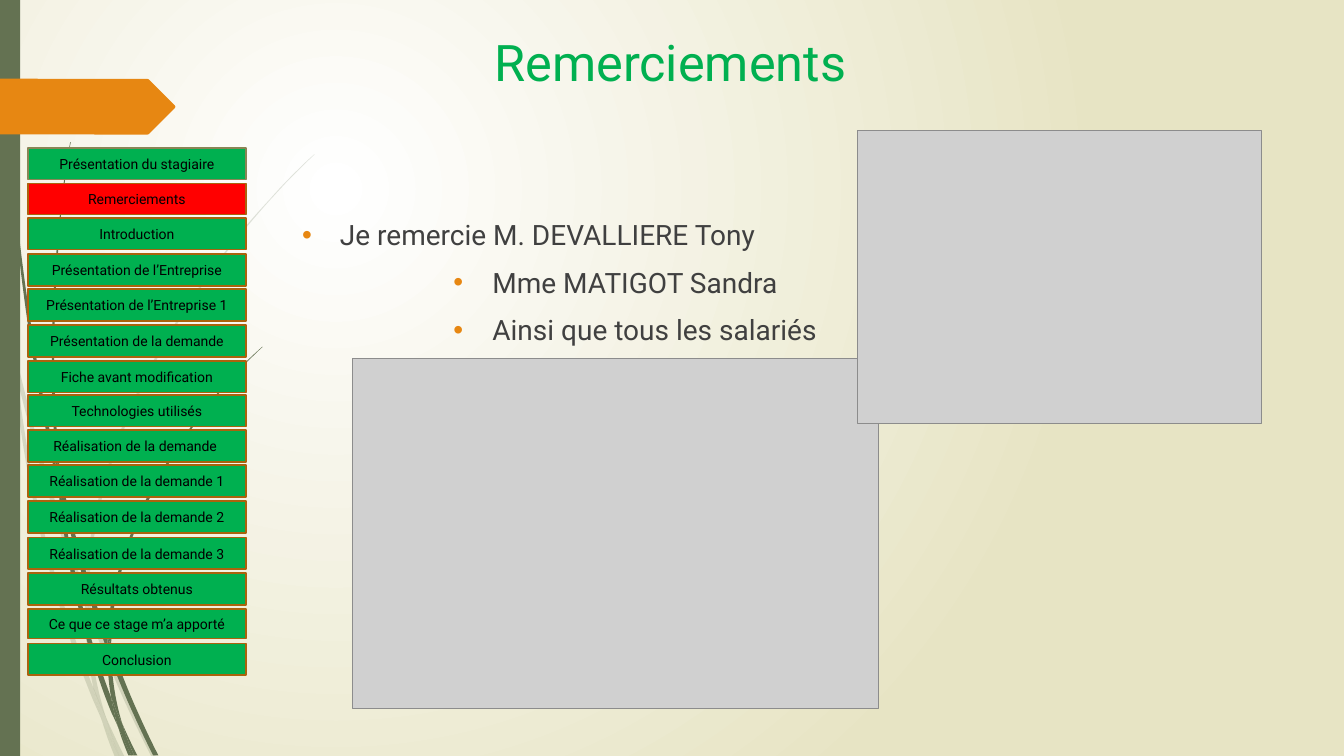
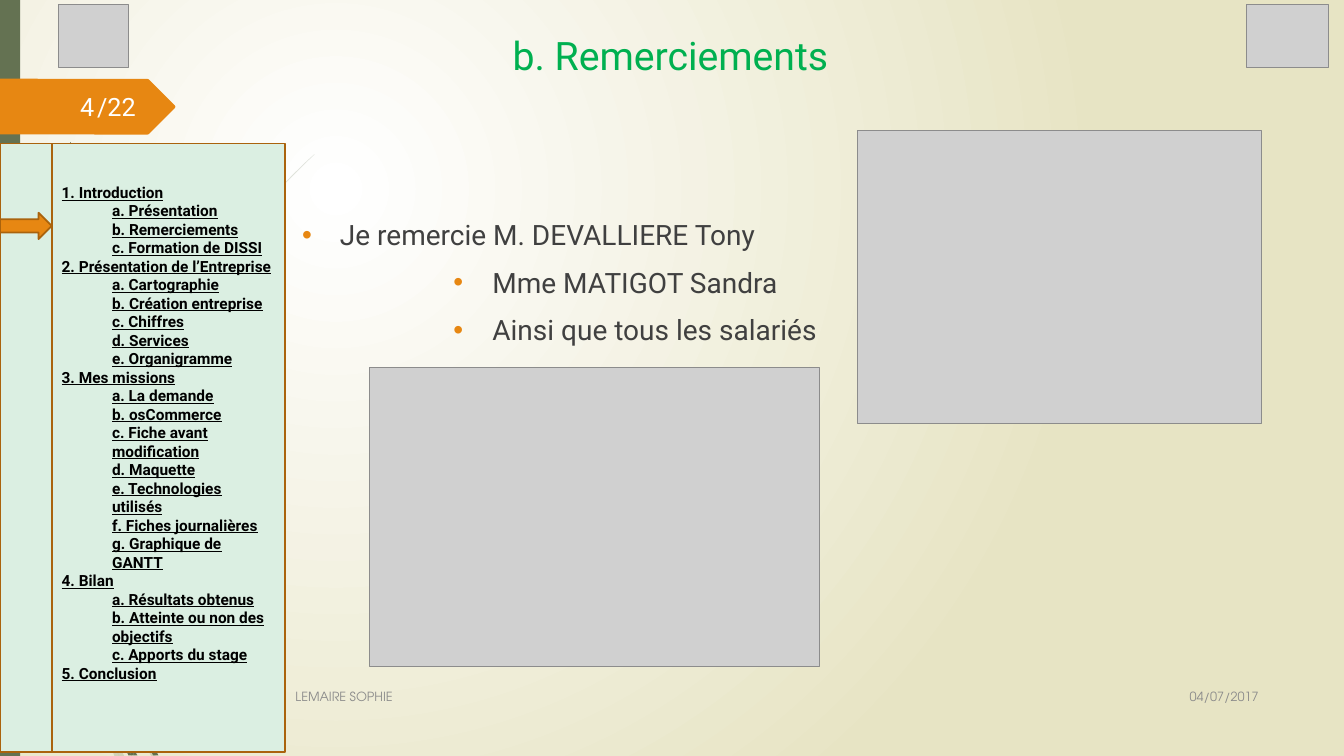
Before and after one commit to Sophie36/LASERSTORE, a slide deck: slide 4 of SOUTENANCE/Soutenance de stage 1.pptx. Drawn at 1344x756 pixels with LibreOffice and Linux fonts; fonts in the diff are those of the drawing; grey boxes stand for pictures. Boxes give left, top, right and bottom in pixels: in the first picture for what was removed or moved away, otherwise in the second. Text is boxed around its words. In the diff, an @@ line names an element or a change of style, - is before the commit and + after.

```diff
--- a/SOUTENANCE/Soutenance de stage 1.pptx
+++ b/SOUTENANCE/Soutenance de stage 1.pptx
@@ picture added at (58, 5, 129, 68) @@
@@ picture added at (1247, 5, 1329, 68) @@
@@ text at (513, 40, 828, 71): text changed; size 36 to 28 pt @@
-Remerciements
+b. Remerciements
@@ page number added at (80, 98, 94, 116), 18 pt, text #FEFFFF @@
+4
@@ text added at (97, 98, 136, 118), 18 pt, text #FFFFFF @@
+/22
@@ rectangle added at (0, 143, 51, 751), fill #DBEFE2, outline #AB640D 1.25 pt @@
@@ rectangle removed at (28, 147, 246, 179) @@
-Présentation du stagiaire
@@ rectangle added at (51, 143, 285, 751), fill #DBEFE2, outline #AB640D 1.25 pt, 11 pt, text #000000, bold, underline @@
+1. Introduction
+  a. Présentation
+  b. Remerciements
+  c. Formation de DISSI
+2. Présentation de l’Entreprise
+  a. Cartographie
+  b. Création entreprise
+  c. Chiffres
+  d. Services
+  e. Organigramme
+3. Mes missions
+  a. La demande
+  b. osCommerce
+  c. Fiche avant modification
+  d. Maquette
+  e. Technologies utilisés
+  f. Fiches journalières
+  g. Graphique de GANTT
+4. Bilan
+  a. Résultats obtenus
+  b. Atteinte ou non des objectifs
+  c. Apports du stage
+5. Conclusion
@@ rectangle removed at (28, 184, 246, 215) @@
-Remerciements
@@ right arrow added at (0, 213, 51, 239), fill #E78712, outline #AB640D 1.25 pt @@
@@ rectangle removed at (28, 218, 246, 250) @@
-Introduction
@@ rectangle removed at (28, 254, 246, 286) @@
-Présentation de l’Entreprise
@@ rectangle removed at (28, 289, 246, 322) @@
-Présentation de l’Entreprise 1
@@ rectangle removed at (28, 325, 246, 357) @@
-Présentation de la demande
@@ rectangle removed at (28, 361, 246, 393) @@
-Fiche avant modification
@@ picture: place and size @@
-picture at (352, 359, 878, 709)
+picture at (370, 368, 820, 667)
@@ rectangle removed at (28, 395, 246, 427) @@
-Technologies utilisés
@@ rectangle removed at (28, 431, 246, 463) @@
-Réalisation de la demande
@@ rectangle removed at (28, 465, 246, 497) @@
-Réalisation de la demande 1
@@ rectangle removed at (28, 501, 246, 533) @@
-Réalisation de la demande 2
@@ rectangle removed at (28, 537, 246, 570) @@
-Réalisation de la demande 3
@@ rectangle removed at (28, 574, 246, 606) @@
-Résultats obtenus
@@ freeform shape removed at (85, 591, 89, 615) @@
@@ rectangle removed at (28, 609, 246, 639) @@
-Ce que ce stage m’a apporté
@@ freeform shape removed at (85, 604, 106, 717) @@
@@ rectangle removed at (28, 643, 246, 676) @@
-Conclusion
@@ group removed at (55, 347, 262, 728): 6 freeform shapes @@
@@ text added at (295, 691, 393, 701), 9 pt, text #8C8C8C @@
+LEMAIRE SOPHIE
@@ text added at (1190, 691, 1259, 703), 9 pt, text #8C8C8C @@
+04/07/2017
```
Also in this commit, not shown: 5 other slides changed, 16 slides added, 12 slides removed.
